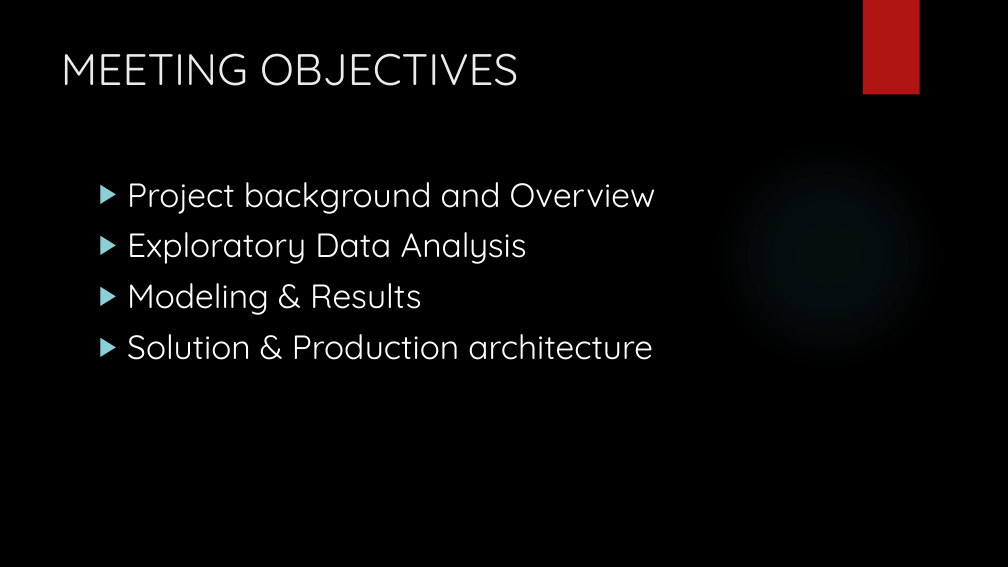
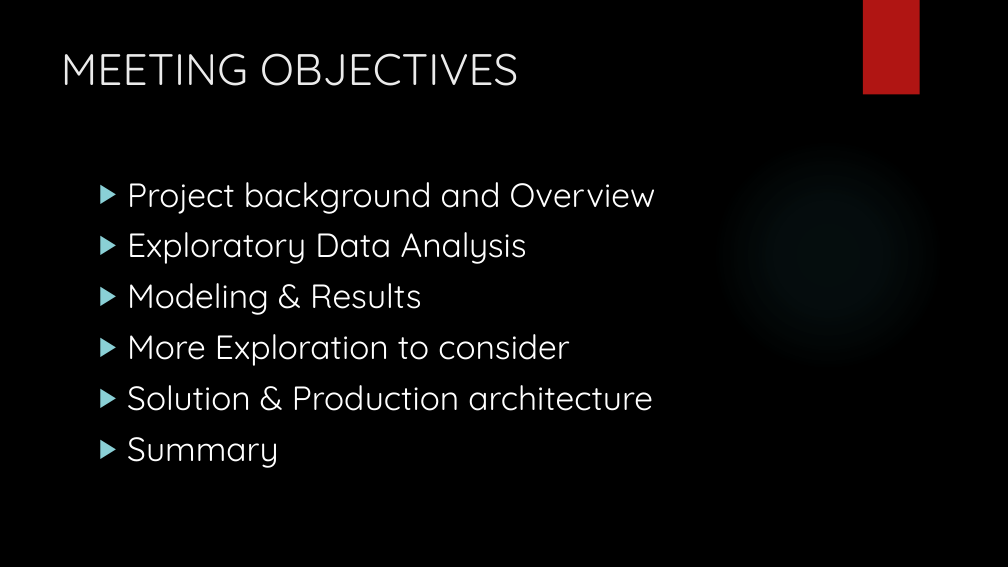
Before and after one commit to SelectTshepo/Presentation, a slide deck: slide 2 of Presentation.pptx. Drawn at 1008x567 pixels with LibreOffice and Linux fonts; fonts in the diff are those of the drawing; background and template pictures are left out. Boxes give left, top, right and bottom in pixels: in the first picture for what was removed or moved away, otherwise in the second. Text is boxed around its words. In the diff, an @@ line names an element or a change of style, - is before the commit and + after.

```diff
--- a/Presentation.pptx
+++ b/Presentation.pptx
@@ text at bbox=[127, 334, 569, 366]: paragraph added @@
+▶ More Exploration to consider
@@ text at bbox=[127, 437, 279, 468]: paragraph added @@
+▶ Summary
```
Also in this commit, not shown: 10 other slides changed, 6 slides added, 2 slides removed.
